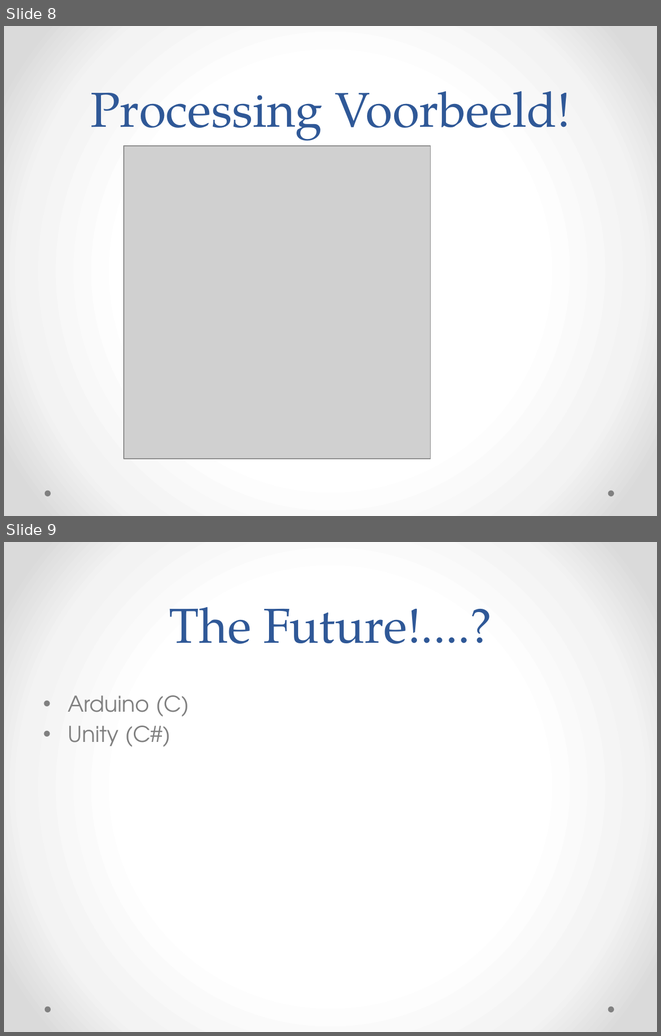
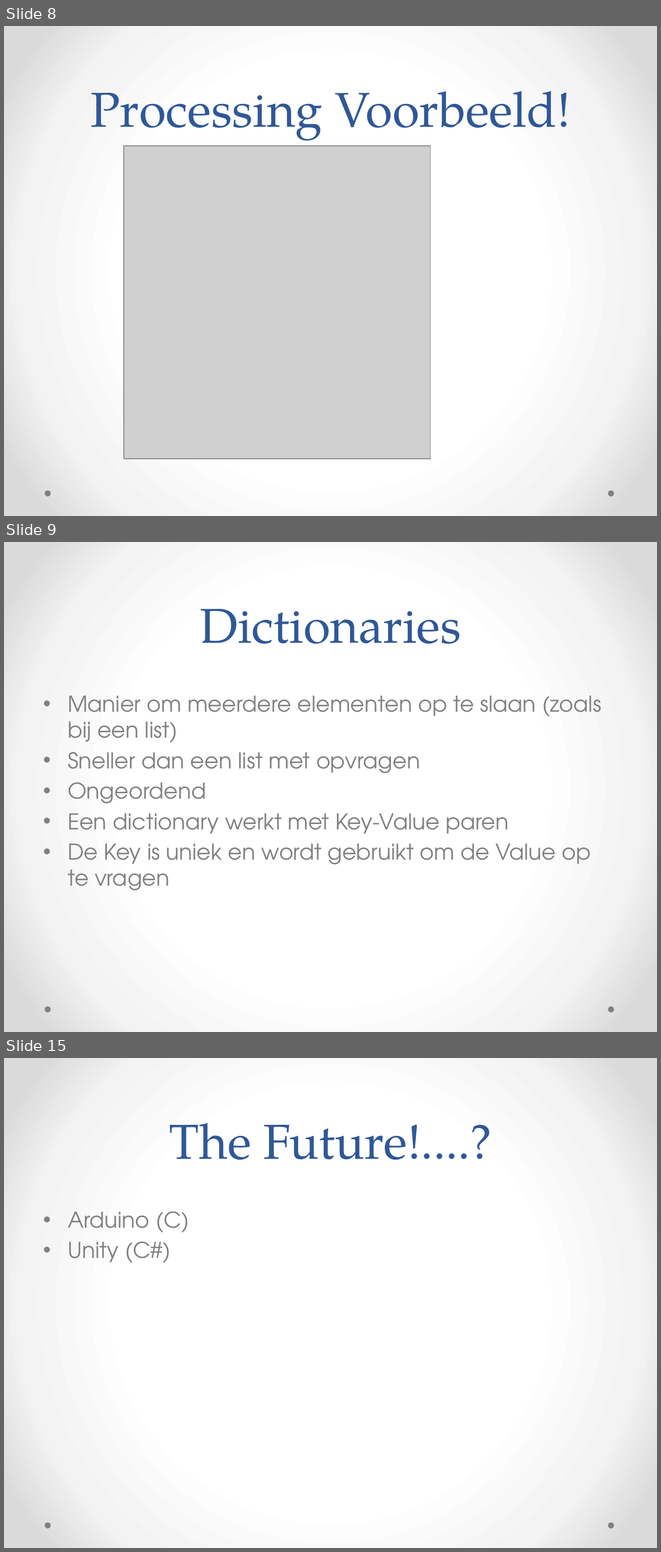
Before and after one commit to vmuijrers/EmpoweringCreativeThinkingThroughProgramming, a slide deck: Slides/ECTTP_Les_10_Overview.pptx. Shown one above the other, each under a label of ours: slides 8 and 9 before the commit, slides 8, 9 and 15 after it; the slides between them are not shown. The pictures are 661x1036 and 661x1552 pixels, drawn with LibreOffice and Linux fonts; fonts in the diff are those of the drawing; grey boxes stand for pictures. Boxes give left, top, right and bottom in pixels: in the first picture for what was removed or moved away, otherwise in the second. Text is boxed around its words. In the diff, an @@ line names an element or a change of style, - is before the commit and + after.

```diff
--- a/Slides/ECTTP_Les_10_Overview.pptx
+++ b/Slides/ECTTP_Les_10_Overview.pptx
@@ slide 9 added at (4,542,657,1032), background gradient #FFFFFF to #F4F4F4 to #DADADA; not listed: 2 template elements that a slide beside it also shows @@
@@ title added at (200,609,461,644), 54 pt, text #2F5897 @@
+Dictionaries
@@ text added at (68,695,601,890), 24 pt, text #808080 @@
+• Manier om meerdere elementen op te slaan (zoals bij een list)
+• Sneller dan een list met opvragen
+• Ongeordend
+• Een dictionary werkt met Key-Value paren
+• De Key is uniek en wordt gebruikt om de Value op te vragen
@@ what was slide 9 is now slide 15 @@
```
Also in this commit, not shown: 1 slide changed, 6 other slides added.
